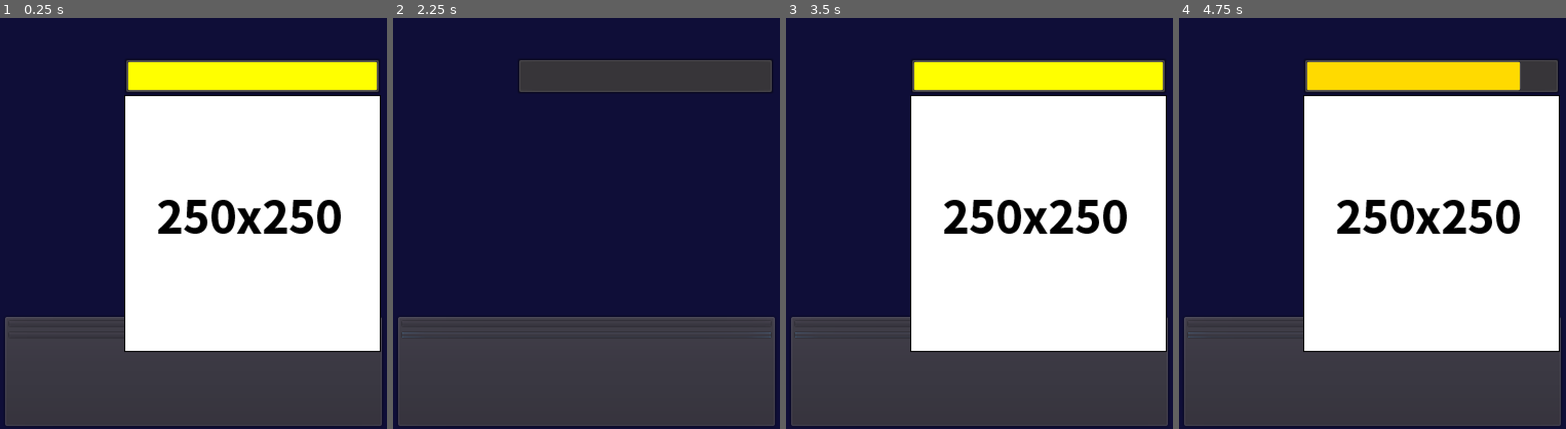
Above: before the commit, frames 1-4 (left to right).
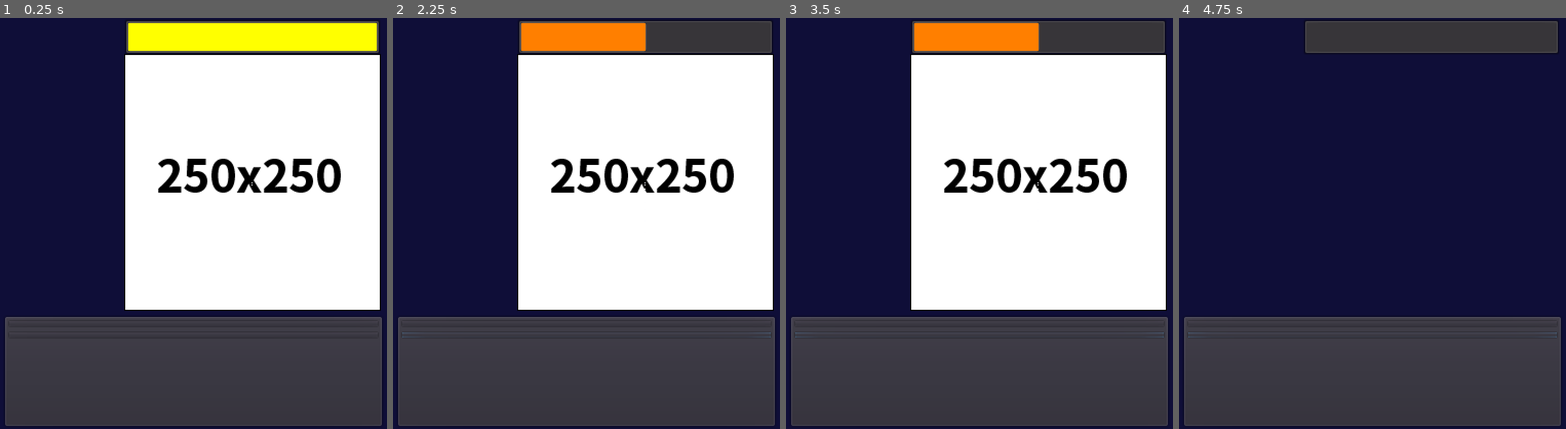
Above: after the commit, the same moments.

Repository: Yu-Channel/Simple-clicker
Game: Godot game, scene res://scene/Main.tscn
Same seed, same stepped clock (60 frames per second), same inputs: the game is played once before the commit and once after it.
Inputs (mouse positions are in pixels of both pictures, inside the frame that each line leads up to):
- Up to frame 1 (0.25 s): no input
- Up to frame 2 (2.25 s): click "Power +1(1)" at 0.5 s; click "AutoPower +1(0)" at 1.25 s; tap Enter at 2 s; drag from (644, 223) to (625, 133) at 2.02 s
- Up to frame 3 (3.5 s): drag from (894, 244) to (1037, 223) at 2.77 s
- Up to frame 4 (4.75 s): tap Space at 3.5 s; move the mouse to (1411, 133) at 3.52 s; hold D 3.53-4.25 s; tap F at 3.6 s; tap Enter at 4.25 s; drag from (1349, 305) to (1248, 161) at 4.27 s

The runs differ from the first frame. In frame 1, 23% of the frame differs, in the area x 32-99%, y 0-82%; in frame 2, 47%; in frame 3, 23%; in frame 4, 52%.

Commit message:
Enemyの位置を変更

Diff:
--- a/scene/Enemy.tscn
+++ b/scene/Enemy.tscn
@@ -1,10 +1,16 @@
-[gd_scene load_steps=4 format=2]
+[gd_scene load_steps=5 format=2]
 
 [ext_resource path="res://sprite/pic_250x250.png" type="Texture" id=1]
 [ext_resource path="res://scripts/Enemy.gd" type="Script" id=2]
 
 [sub_resource type="RectangleShape2D" id=1]
 extents = Vector2( 128, 128 )
+
+[sub_resource type="ParticlesMaterial" id=2]
+flag_disable_z = true
+gravity = Vector3( 0, 98, 0 )
+orbit_velocity = 0.0
+orbit_velocity_random = 0.0
 
 [node name="Enemy" type="Area2D"]
 script = ExtResource( 2 )
@@ -18,4 +24,7 @@
 [node name="CollisionShape2D" type="CollisionShape2D" parent="."]
 shape = SubResource( 1 )
 
+[node name="Particles2D" type="Particles2D" parent="."]
+process_material = SubResource( 2 )
+
 [connection signal="input_event" from="." to="." method="_on_Enemy_input_event"]
--- a/scene/Main.tscn
+++ b/scene/Main.tscn
@@ -63,24 +63,23 @@
 margin_bottom = 400.0
 mouse_filter = 2
 __meta__ = {
-"_edit_group_": true,
 "_edit_lock_": true
 }
 
 [node name="HpBar" type="ProgressBar" parent="GUI/EnemyHP"]
 margin_left = 135.0
-margin_top = 39.0
+margin_top = 1.0
 margin_right = 385.0
-margin_bottom = 74.0
+margin_bottom = 36.0
 custom_styles/fg = SubResource( 4 )
 value = 50.0
 percent_visible = false
 
 [node name="HpNumLabel" type="Label" parent="GUI/EnemyHP"]
-margin_left = 232.0
-margin_top = 39.0
-margin_right = 292.0
-margin_bottom = 75.0
+margin_left = 231.0
+margin_top = 3.0
+margin_right = 291.0
+margin_bottom = 39.0
 custom_fonts/font = SubResource( 3 )
 text = "00/00"
 align = 1
@@ -134,10 +133,10 @@
 valign = 1
 
 [node name="Test_label" type="Label" parent="."]
-margin_left = 16.0
-margin_top = 205.0
-margin_right = 56.0
-margin_bottom = 278.0
+margin_left = 18.0
+margin_top = 43.0
+margin_right = 108.0
+margin_bottom = 116.0
 custom_fonts/font = SubResource( 2 )
 text = "debug log"
 script = ExtResource( 5 )
@@ -145,7 +144,6 @@
 [node name="EnemyCooldown" type="Timer" parent="."]
 process_mode = 0
 one_shot = true
-autostart = true
 
 [node name="Dummy_enemy" type="ColorRect" parent="."]
 visible = false
--- a/scripts/Main.gd
+++ b/scripts/Main.gd
@@ -46,7 +46,7 @@
 	enemy_node.connect("tree_exited", self, "_on_Enemy_tree_exited")
 	add_child(enemy_node)
 	enemy_node.position.x = 260
-	enemy_node.position.y = 200
+	enemy_node.position.y = 160
 
 ## 敵を倒したときの処理
 func _on_Enemy_tree_exited():
